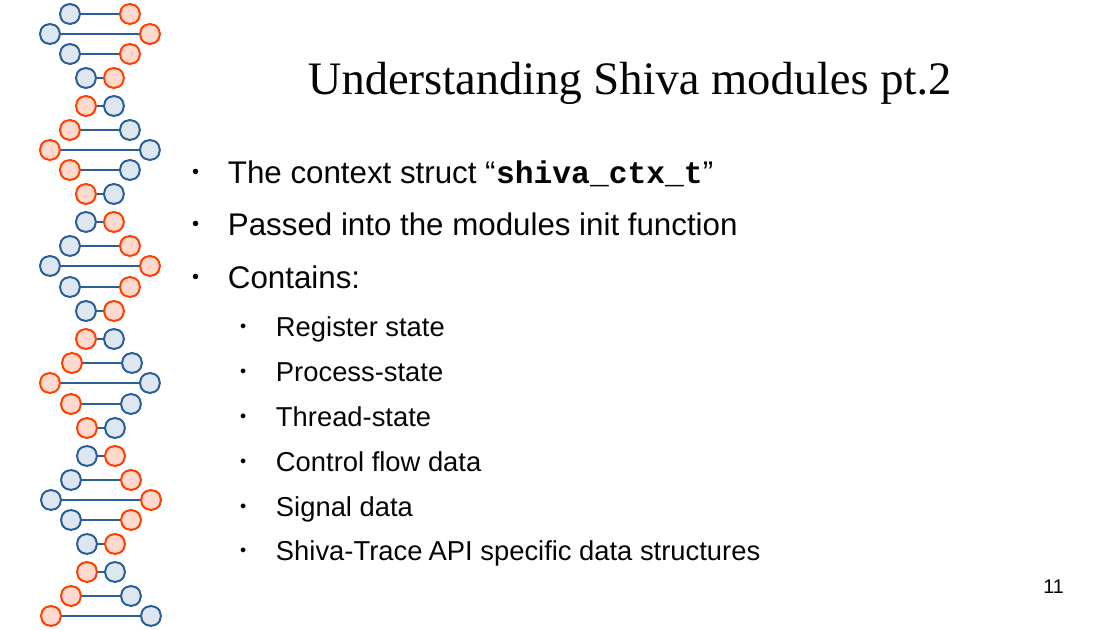
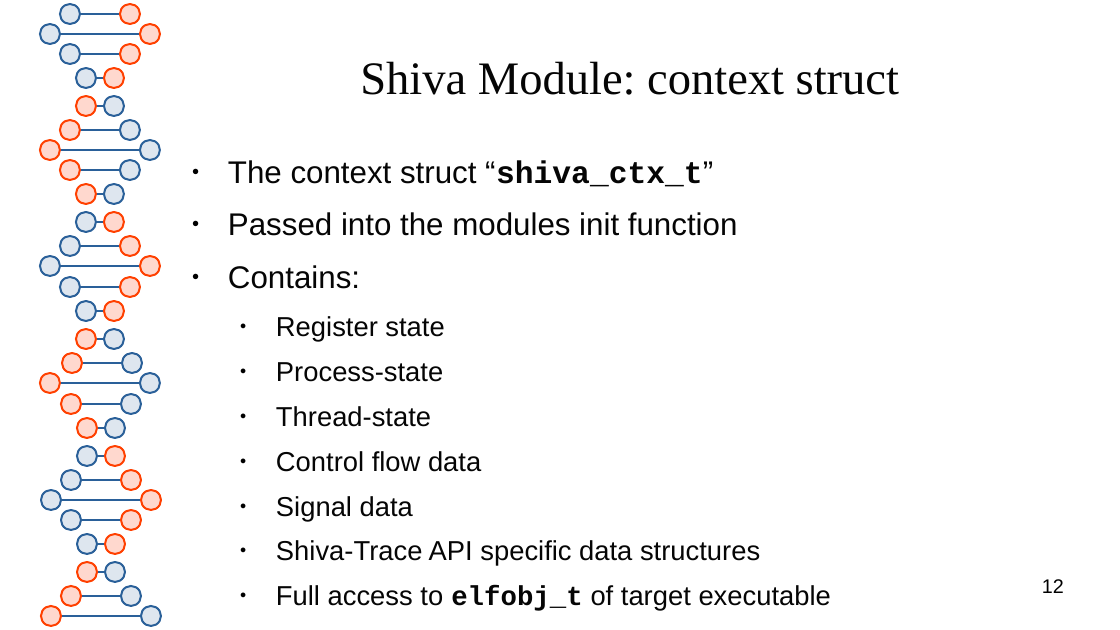
Before and after one commit to advanced-microcode-patching/shiva, a slide deck: slide 12 of presentation/shiva_runtime.odp (slide 11 before the commit). Drawn at 1120x630 pixels with LibreOffice and Linux fonts; fonts in the diff are those of the drawing. Boxes give left, top, right and bottom in pixels: in the first picture for what was removed or moved away, otherwise in the second. Text is boxed around its words. In the diff, an @@ line names an element or a change of style, - is before the commit and + after.

```diff
--- a/presentation/shiva_runtime.odp
+++ b/presentation/shiva_runtime.odp
@@ title at [360, 61, 899, 95]: text changed @@
-Understanding Shiva modules pt.2
+Shiva Module: context struct
@@ text at [276, 585, 831, 611]: paragraph added @@
+  ● Full access to elfobj_t of target executable
@@ page number at [1042, 579, 1064, 593]: text changed @@
-11
+12
```
Also in this commit, not shown: 8 other slides changed, 27 slides added, 1 slide removed, 12 other files.
